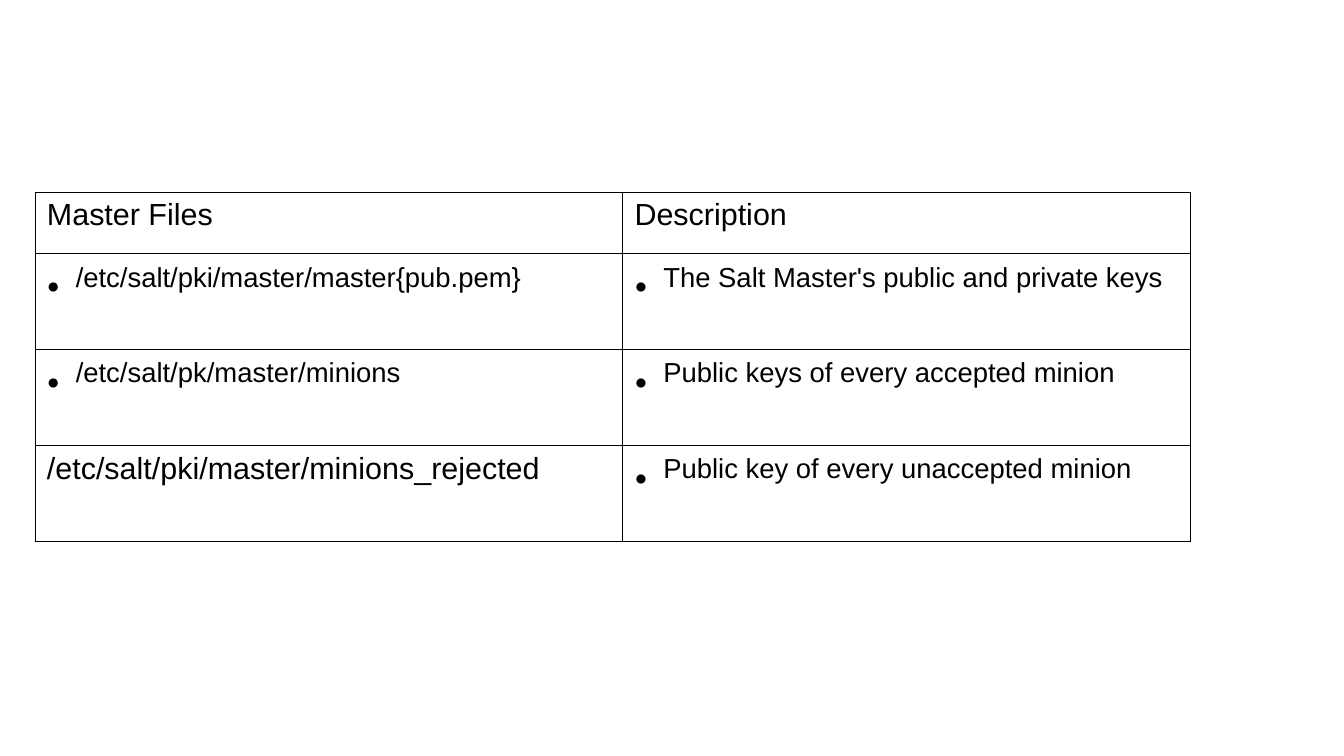
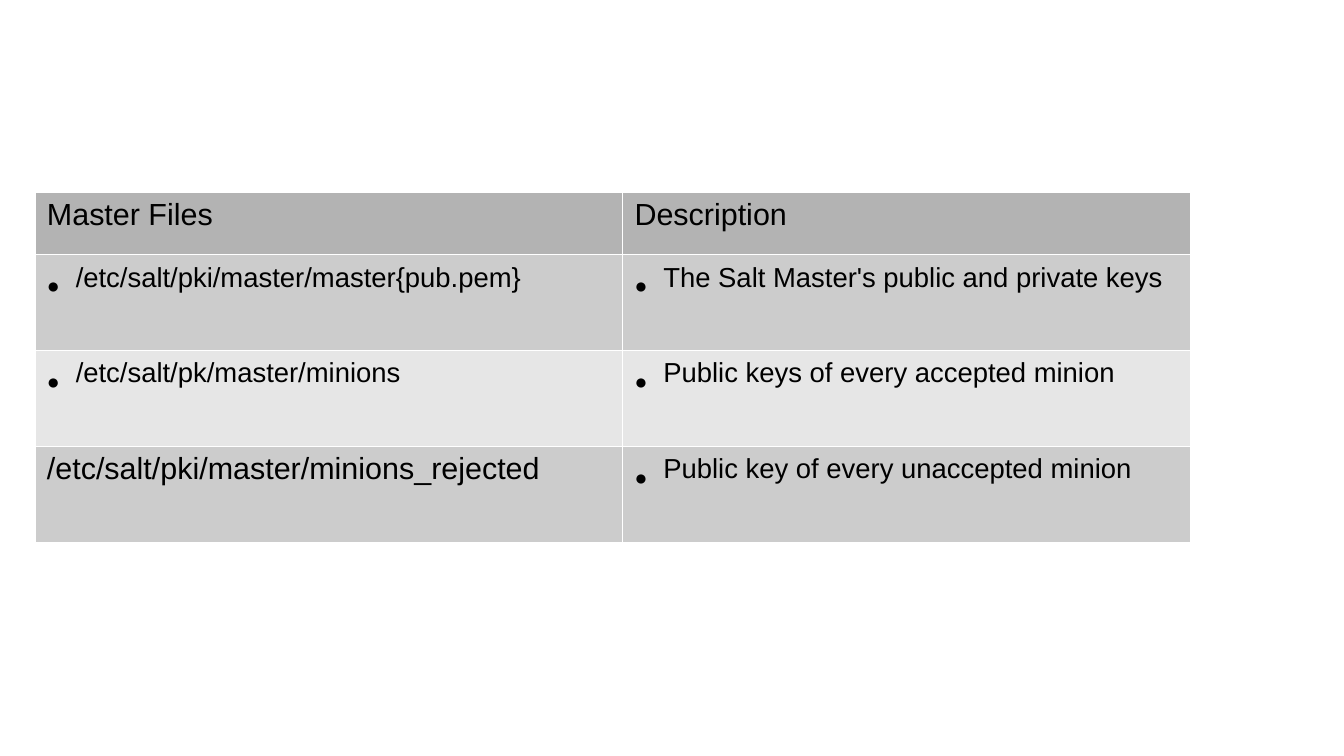
Before and after one commit to redmage123/Introduction-to-Saltstack, a slide deck: slide 44 of docs/Introduction-to-saltstack.odp. Drawn at 1344x756 pixels with LibreOffice and Linux fonts; fonts in the diff are those of the drawing; background and template pictures are left out. Boxes give left, top, right and bottom in pixels: in the first picture for what was removed or moved away, otherwise in the second. Text is boxed around its words. In the diff, an @@ line names an element or a change of style, - is before the commit and + after.

```diff
--- a/docs/Introduction-to-saltstack.odp
+++ b/docs/Introduction-to-saltstack.odp
@@ table at (35,193,1192,543) @@
@@ fill none to #B3B3B3 in row 1 @@
@@ fill none to #CCCCCC in 4 cells @@
@@ fill none to #E6E6E6 in row 3 @@
@@ borders changed @@
```
Also in this commit, not shown: 6 other slides changed, 30 slides added, 1 other file.
